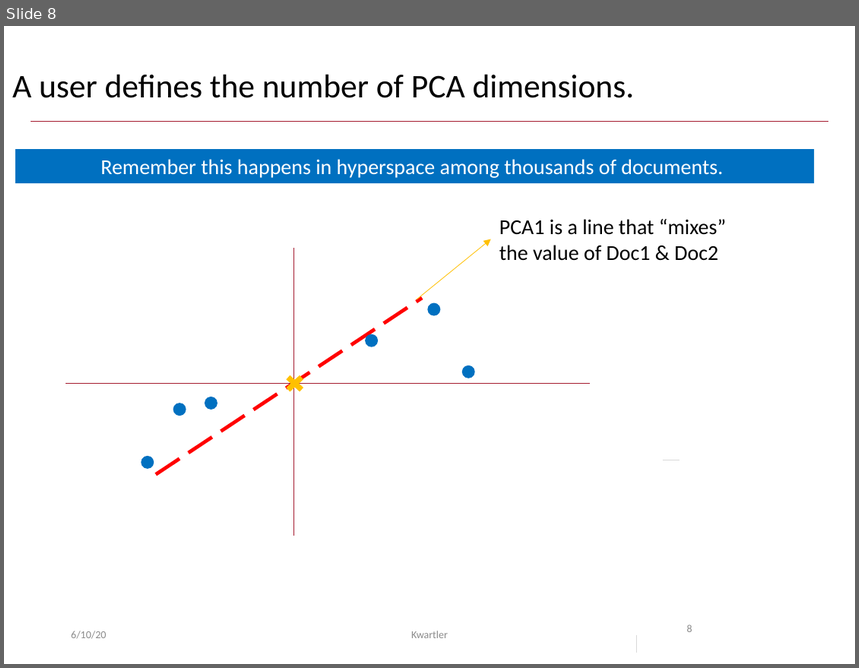
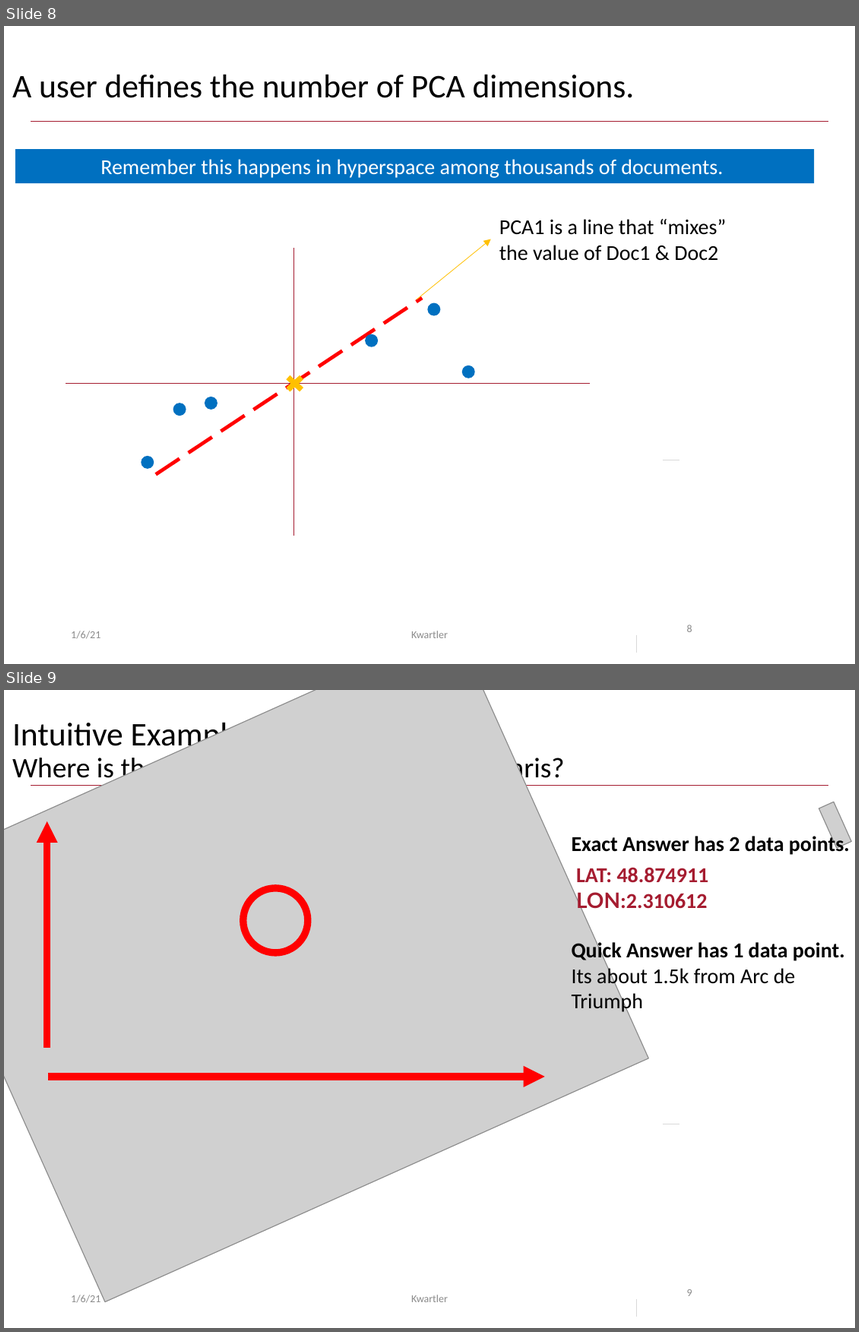
Before and after one commit to kwartler/GSERM_Text_Remote_student, a slide deck: lessons/D_Supervised/Day4_live_A_LSA_modeling.pptx. Shown one above the other, each under a label of ours: slide 8 before the commit, slides 8 and 9 after it. The pictures are 859x668 and 859x1332 pixels, drawn with LibreOffice and Linux fonts; fonts in the diff are those of the drawing; grey boxes stand for pictures; background and template pictures are left out. Boxes give left, top, right and bottom in pixels: in the first picture for what was removed or moved away, otherwise in the second. Text is boxed around its words. In the diff, an @@ line names an element or a change of style, - is before the commit and + after.

```diff
--- a/lessons/D_Supervised/Day4_live_A_LSA_modeling.pptx
+++ b/lessons/D_Supervised/Day4_live_A_LSA_modeling.pptx
@@ slide 9 added at <box>4,690,855,1328</box>, background #FFFFFF; not listed: 1 template element that a slide beside it also shows @@
@@ picture added at <box>4,690,648,1302</box> @@
@@ title added at <box>12,718,565,785</box>, 24 pt, text #000000 @@
+Intuitive Example of PCA
+Where is the Musee Jacquemart-Andre in Paris?
@@ picture added at <box>819,802,851,848</box> @@
@@ arrow added from (47, 1047) to (47, 821), #FF0000 6 pt @@
@@ text added at <box>572,833,850,855</box>, 18 pt, text #000000, bold @@
+Exact Answer has 2 data points.
@@ text added at <box>576,867,709,913</box>, 18 pt, text #A51C30, bold @@
+LAT: 48.874911
+LON:2.310612
@@ ellipse added at <box>243,888,308,953</box>, outline #FF0000 6 pt @@
@@ text added at <box>572,940,845,1014</box>, 18 pt, text #000000 @@
+Quick Answer has 1 data point.
+Its about 1.5k from Arc de Triumph
@@ arrow added from (48, 1076) to (544, 1076), #FF0000 6 pt @@
@@ line added from (663, 1124) to (680, 1124), #D9D9D9 0.5 pt @@
@@ text added at <box>71,1295,101,1303</box>, 9 pt, text #8C8C8C @@
+1/6/21
@@ text added at <box>411,1295,448,1303</box>, 9 pt, text #8C8C8C @@
+Kwartler
@@ line added from (636, 1300) to (636, 1316), #D9D9D9 0.5 pt @@
@@ page number added at <box>687,1290,693,1296</box>, 9 pt, text #8C8C8C @@
+9
@@ slide 8 changed as well @@
@@ text at <box>71,631,101,639</box>: text changed @@
-6/10/20
+1/6/21
```
Also in this commit, not shown: 15 other slides changed, 2 other slides added, 1 other file.
